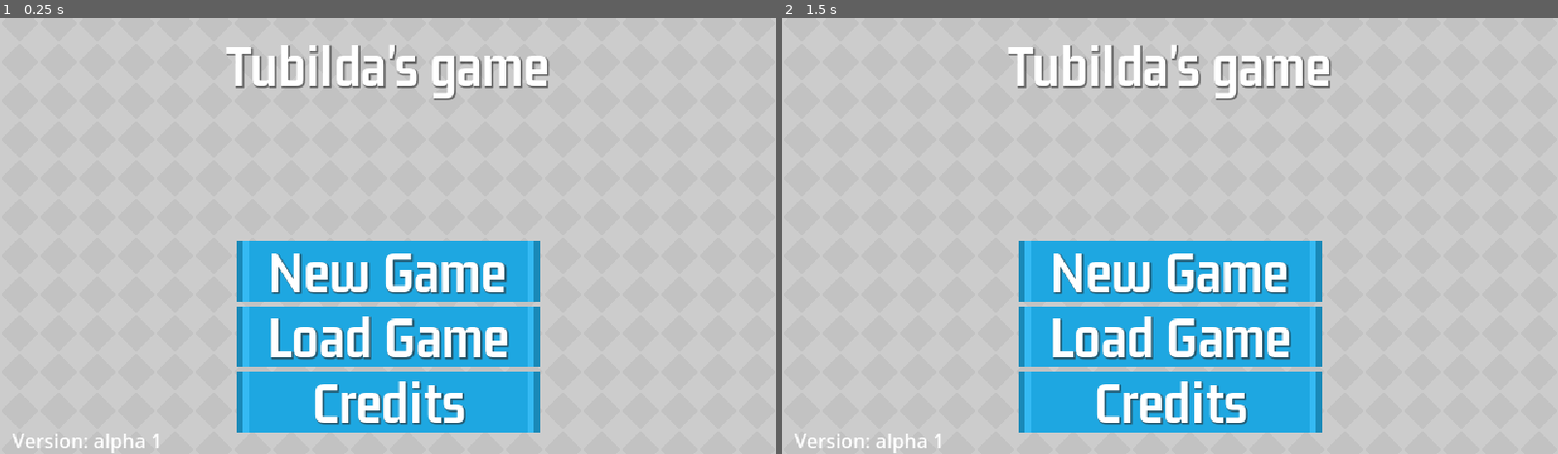
Above: before the commit, frames 1-2 (left to right).
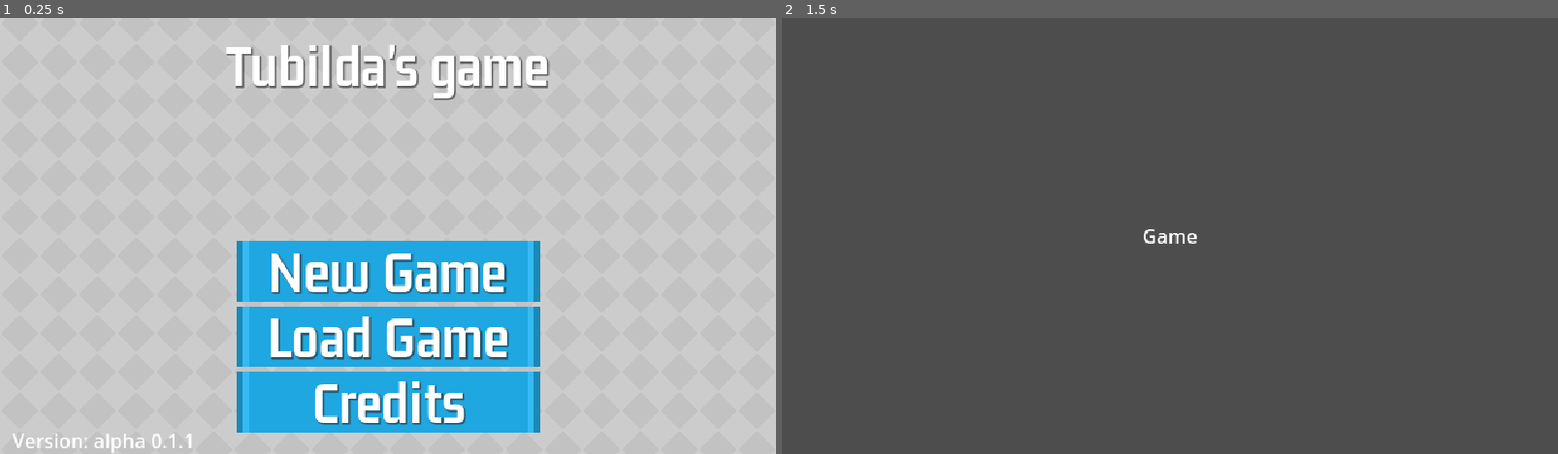
Above: after the commit, the same moments.

Repository: IvanM995/Tobilda_1
Game: Godot game, scene res://scenes/ui/title_screen.tscn
Same seed, same stepped clock (60 frames per second), same inputs: the game is played once before the commit and once after it.
Inputs (mouse positions are in pixels of both pictures, inside the frame that each line leads up to):
- Up to frame 1 (0.25 s): no input
- Up to frame 2 (1.5 s): click "New Game" at 0.5 s; click (1170, 270) at 1.25 s, where only the run before the commit has a clickable "New Game"

The runs differ from the first frame. In frame 1, less than 0.1% of the frame differs, in the area x 19-25%, y 95-99%; in frame 2, 100%, in the area x 0-100%, y 0-100%.

Commit message:
commit alpha 0.1.1
se añade escena "game"

Diff:
--- a/project.godot
+++ b/project.godot
@@ -11,10 +11,17 @@
 [application]
 
 config/name="Tubilda"
-config/version="alpha 1"
+config/description="Added: Loading screens"
+config/version="alpha 0.1.1"
 run/main_scene="res://scenes/ui/title_screen.tscn"
 config/features=PackedStringArray("4.3", "GL Compatibility")
 config/icon="res://Logo.png"
+
+[autoload]
+
+Loader="*res://singleton/loader.gd"
+SignalManager="*res://singleton/signalManager.gd"
+GameManager="*res://singleton/gameManager.gd"
 
 [display]
 
--- /dev/null
+++ b/scenes/Loading_scene/loading_screen.gd
@@ -0,0 +1,9 @@
+extends Control
+
+@export var loadingBar: TextureProgressBar
+
+func _ready() -> void:
+	SignalManager.LOADING_PROGRESS_UPDATED.connect(_on_progress_updated)
+
+func _on_progress_updated(percentage):
+	loadingBar.value = percentage
--- /dev/null
+++ b/scenes/Loading_scene/loading_screen.tscn
@@ -0,0 +1,52 @@
+[gd_scene load_steps=4 format=3 uid="uid://bxgn3i4qym65f"]
+
+[ext_resource type="Script" path="res://scenes/Loading_scene/loading_screen.gd" id="1_cub7r"]
+[ext_resource type="Texture2D" uid="uid://q7fjwvyjutt6" path="res://gfx/title/loading_frame.png" id="1_g74wp"]
+[ext_resource type="Texture2D" uid="uid://dc3fxvxpnlmri" path="res://gfx/title/loading_bar.png" id="2_0ma73"]
+
+[node name="Loading Screen" type="Control" node_paths=PackedStringArray("loadingBar")]
+layout_mode = 3
+anchors_preset = 15
+anchor_right = 1.0
+anchor_bottom = 1.0
+grow_horizontal = 2
+grow_vertical = 2
+script = ExtResource("1_cub7r")
+loadingBar = NodePath("CenterContainer/VBoxContainer/Loading Progress")
+
+[node name="ColorRect" type="ColorRect" parent="."]
+layout_mode = 1
+anchors_preset = 15
+anchor_right = 1.0
+anchor_bottom = 1.0
+grow_horizontal = 2
+grow_vertical = 2
+color = Color(0, 0, 0, 1)
+
+[node name="CenterContainer" type="CenterContainer" parent="."]
+layout_mode = 1
+anchors_preset = 15
+anchor_right = 1.0
+anchor_bottom = 1.0
+grow_horizontal = 2
+grow_vertical = 2
+
+[node name="VBoxContainer" type="VBoxContainer" parent="CenterContainer"]
+layout_mode = 2
+
+[node name="Label" type="Label" parent="CenterContainer/VBoxContainer"]
+layout_mode = 2
+text = "Loading..."
+horizontal_alignment = 1
+vertical_alignment = 1
+
+[node name="Loading Progress" type="TextureProgressBar" parent="CenterContainer/VBoxContainer"]
+custom_minimum_size = Vector2(100, 5)
+layout_mode = 2
+nine_patch_stretch = true
+stretch_margin_left = 1
+stretch_margin_top = 1
+stretch_margin_right = 1
+stretch_margin_bottom = 1
+texture_over = ExtResource("1_g74wp")
+texture_progress = ExtResource("2_0ma73")
--- /dev/null
+++ b/scenes/game/game.tscn
@@ -0,0 +1,25 @@
+[gd_scene format=3 uid="uid://mp8vevx6kerk"]
+
+[node name="Game" type="Node2D"]
+
+[node name="Control" type="Control" parent="."]
+layout_mode = 3
+anchors_preset = 15
+anchor_right = 1.0
+anchor_bottom = 1.0
+offset_right = 640.0
+offset_bottom = 360.0
+grow_horizontal = 2
+grow_vertical = 2
+
+[node name="CenterContainer" type="CenterContainer" parent="Control"]
+layout_mode = 1
+anchors_preset = 15
+anchor_right = 1.0
+anchor_bottom = 1.0
+grow_horizontal = 2
+grow_vertical = 2
+
+[node name="Label" type="Label" parent="Control/CenterContainer"]
+layout_mode = 2
+text = "Game"
--- a/scenes/ui/title_screen.gd
+++ b/scenes/ui/title_screen.gd
@@ -14,8 +14,8 @@
 
 
 func _on_new_game_bttn_pressed() -> void:
-	pass # Replace with function body.
-
+	GameManager.startNewGame()
+	Loader.loadScene(self, "res://scenes/game/game.tscn")
 
 func _on_load_game_bttn_pressed() -> void:
 	pass # Replace with function body.
--- /dev/null
+++ b/singleton/gameManager.gd
@@ -0,0 +1,10 @@
+extends Node
+
+
+var defaultMapPath:String
+var currentMapPath:String
+
+
+func startNewGame():
+
+	currentMapPath = defaultMapPath
--- /dev/null
+++ b/singleton/loader.gd
@@ -0,0 +1,32 @@
+extends Node
+
+@export var loadingScene = preload("res://scenes/Loading_scene/loading_screen.tscn").instantiate()
+
+var _scenePath : String
+
+
+func loadScene(caller, path) -> void:
+	_scenePath = path
+
+	get_tree().root.add_child(loadingScene)
+
+	ResourceLoader.load_threaded_request(_scenePath)
+
+	caller.queue_free()
+
+
+func _process(delta: float) -> void:
+	if (_scenePath != null):
+		var progress = []
+		var loaderStauts = ResourceLoader.load_threaded_get_status(_scenePath, progress)
+
+		if (loaderStauts == ResourceLoader.THREAD_LOAD_LOADED):
+			var loadedScene = ResourceLoader.load_threaded_get(_scenePath).instantiate()
+
+			get_tree().root.remove_child(loadingScene)
+			get_tree().root.add_child(loadedScene)
+
+			#_scenePath = null
+
+		elif (loaderStauts == ResourceLoader.THREAD_LOAD_IN_PROGRESS):
+			SignalManager.LOADING_PROGRESS_UPDATED.emit(progress[0])
--- /dev/null
+++ b/singleton/signalManager.gd
@@ -0,0 +1,3 @@
+extends Node
+
+signal LOADING_PROGRESS_UPDATED(percentage)
Binary file added: gfx/title/loading_bar.png
Not shown, added: gfx/title/loading_bar.png.import
Binary file added: gfx/title/loading_frame.png
Not shown, added: gfx/title/loading_frame.png.import
